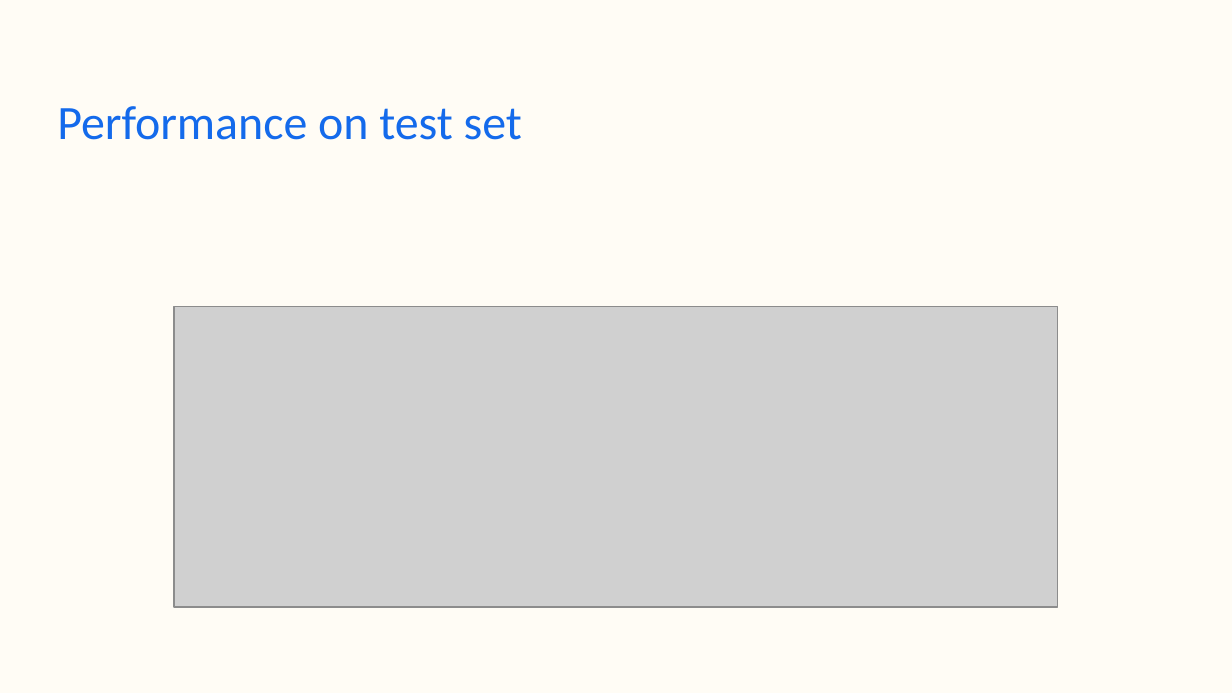
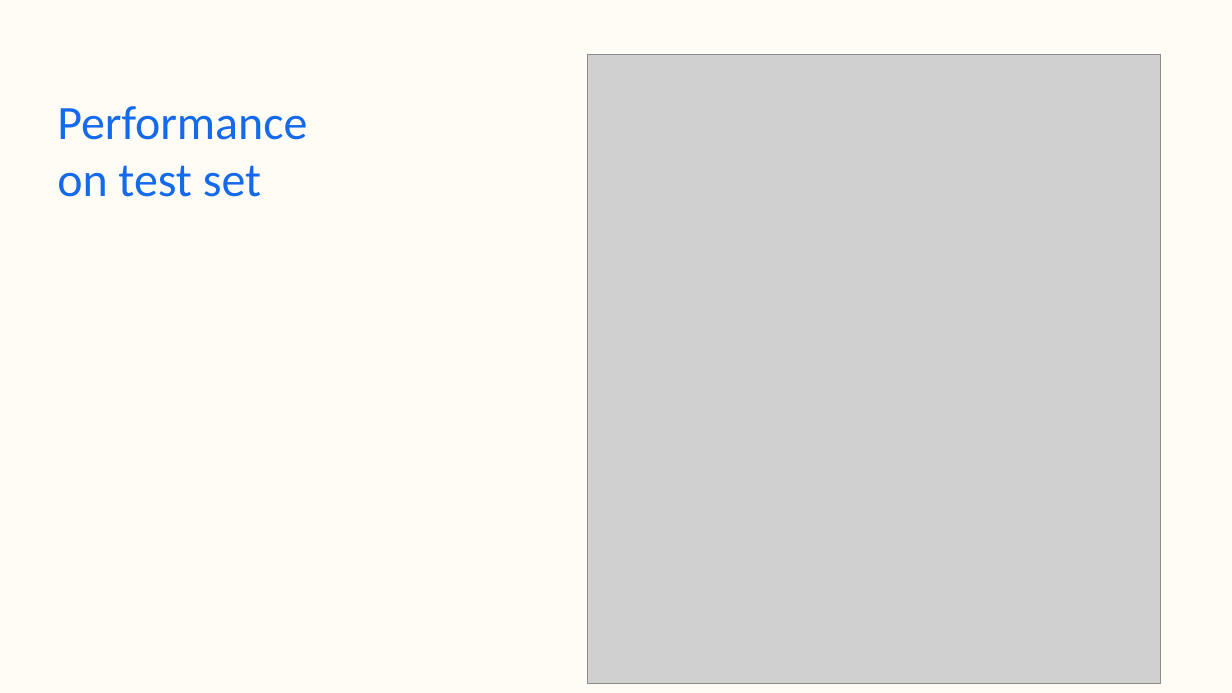
Before and after one commit to AmrRagab0/Pet-MultiClassification, a slide deck: slide 14 of Oxford Pet breed Multi classification.pptx. Drawn at 1232x693 pixels with LibreOffice and Linux fonts; fonts in the diff are those of the drawing; grey boxes stand for pictures. Boxes give left, top, right and bottom in pixels: in the first picture for what was removed or moved away, otherwise in the second. Text is boxed around its words. In the diff, an @@ line names an element or a change of style, - is before the commit and + after.

```diff
--- a/Oxford Pet breed Multi classification.pptx
+++ b/Oxford Pet breed Multi classification.pptx
@@ picture added at bbox=[588, 54, 1161, 684] @@
@@ title at bbox=[57, 106, 307, 197]: text changed @@
-Performance on test set
+Performance
+on test set
@@ picture removed at bbox=[174, 307, 1057, 607] @@
```
Also in this commit, not shown: 6 other slides changed, 2 slides added, 1 slide removed.
